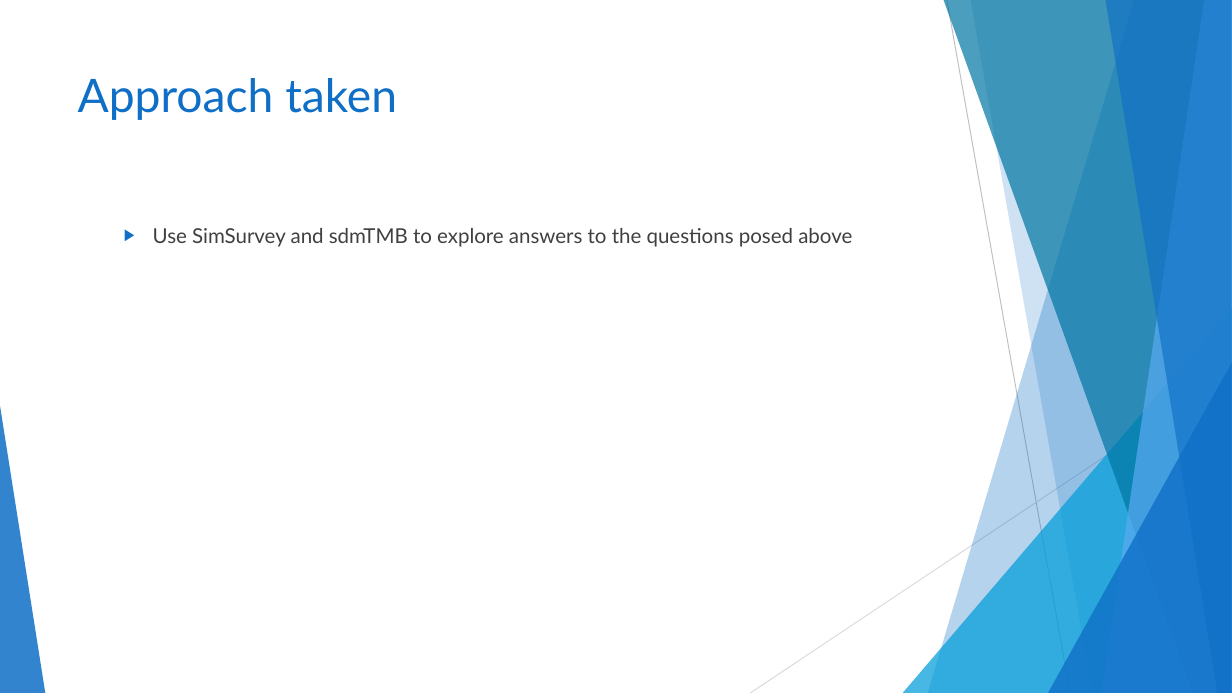
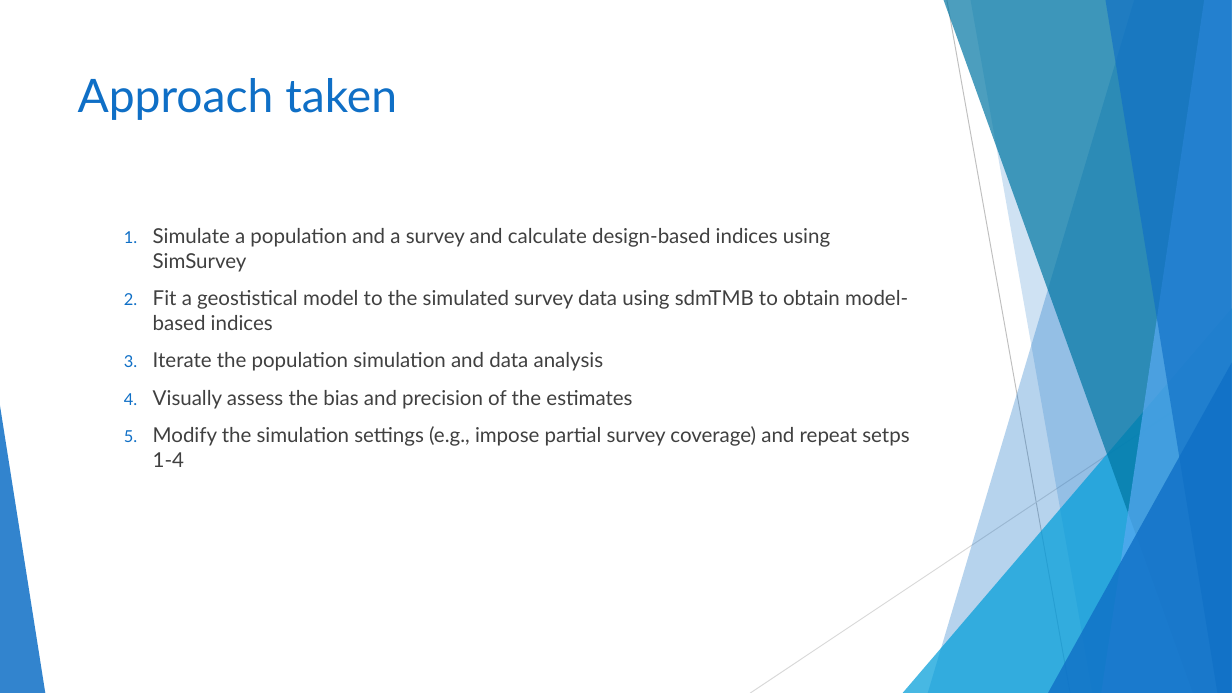
Before and after one commit to TESA-workshops/sim-geostat-survey, a slide deck: slide 5 of report/sim-geostat-survey-report.pptx. Drawn at 1232x693 pixels with LibreOffice and Linux fonts; fonts in the diff are those of the drawing. Boxes give left, top, right and bottom in pixels: in the first picture for what was removed or moved away, otherwise in the second. Text is boxed around its words. In the diff, an @@ line names an element or a change of style, - is before the commit and + after.

Commit message:
Describe general approach taken

```diff
--- a/report/sim-geostat-survey-report.pptx
+++ b/report/sim-geostat-survey-report.pptx
@@ text at (x1=153, y1=228, x2=909, y2=467): text changed @@
-  ▶ Use SimSurvey and sdmTMB to explore answers to the questions posed above
+  1. Simulate a population and a survey and calculate design-based indices using SimSurvey
+  2. Fit a geostistical model to the simulated survey data using sdmTMB to obtain model-based indices
+  3. Iterate the population simulation and data analysis
+  4. Visually assess the bias and precision of the estimates
+  5. Modify the simulation settings (e.g., impose partial survey coverage) and repeat setps 1-4
```
Also in this commit, not shown: 1 other slide changed, 1 other file.
